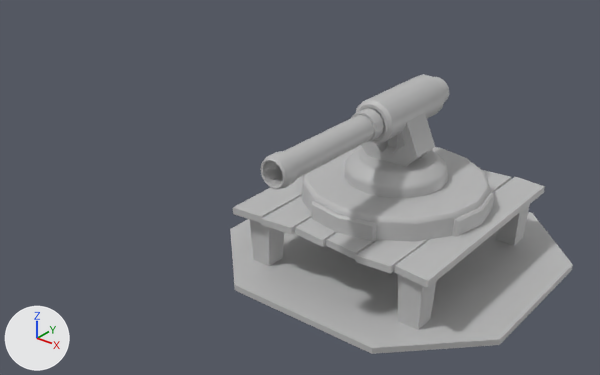
The FBX model ArtAsset/3D/Assets/Double canon/fbx/SM_Double_canon_lvl_1_TD_v1.fbx as it was, and as the next commit left it.
Rendered twice from a camera (50 mm lens) standing at (0.236, -0.39, 0.263) and looking at (-0.077, 0.001, 0.021). Lighting does not change. The marker at lower left points along +X, +Y and +Z. Where no turn or scale is listed for an object, it has been applied to the vertices.
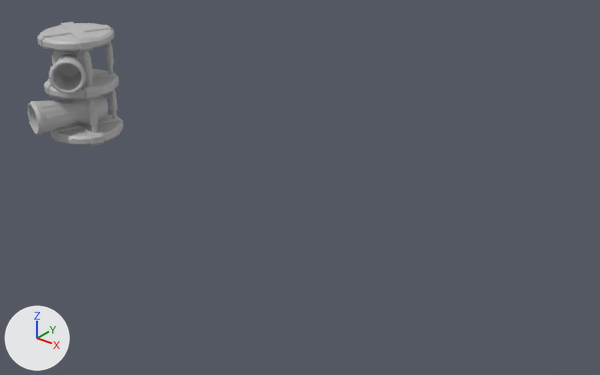
The change, as a list of edits to the scene's bpy script:
```text
Change me_mesh_015:
    used by ob_pcylinder2; parent = ob_group2; location = (0.0000203, -0.0537, -5.555)
    remove me_mesh_015.from_pydata(...)  # 43 vertices, 42 faces; spans x -0.87..0.87, y -0.84..0.84, z -0.6..0.6
    add me_mesh_015.from_pydata(...)  # 678 vertices, 682 faces; spans x -1.51..1.51, y -1.35..1.35, z -1.51..1.51
    me_mesh_015 part 1: 43 vertices removed from x -0.87..0.87, y -0.84..0.84, z -0.6..0.6; 678 vertices added at x -1.51..1.51, y -1.35..1.35, z -1.51..1.51
Change me_mesh_009:
    used by ob_pcylinder5; parent = ob_group1; location = (-0.00292, -0.506, -2.973)
    remove me_mesh_009.from_pydata(...)  # 64 vertices, 41 faces; spans x -2.05..2.05, y 6.39..10.55, z 2.55..4.49
    add me_mesh_009.from_pydata(...)  # 168 vertices, 182 faces; spans x -1.0..1.0, y -1.43..1.43, z -1.0..1.0
    me_mesh_009 part 2: 168 vertices added at x -1.0..1.0, y -1.43..1.43, z -1.0..1.0
    me_mesh_009 part 3: 64 vertices removed from x -2.05..2.05, y 6.39..10.55, z 2.55..4.49
Remove ob_pcylinder33:
    ob_pcylinder33 = bpy.data.objects.new('pCylinder33', me_mesh_010)
Remove ob_pcube26:
    ob_pcube26 = bpy.data.objects.new('pCube26', me_mesh_004)
Remove ob_pcylinder36:
    ob_pcylinder36 = bpy.data.objects.new('pCylinder36', me_mesh_013)
Remove ob_pcylinder38:
    ob_pcylinder38 = bpy.data.objects.new('pCylinder38', me_mesh_011)
Remove ob_pcube31:
    ob_pcube31 = bpy.data.objects.new('pCube31', me_mesh_007)
Change ob_pcylinder2:
    ob_pcylinder2.parent: ob_group2 -> ob_sm_double_canon_lvl_1_td_v1
    ob_pcylinder2.location: (0.0000203, -0.0537, -5.555) -> (-0.16, 2.403, 1.361)
    ob_pcylinder2.rotation_euler: (0.0, 0.0, 0.0) -> (-1.571, -0.298, 0.0)  # degrees (0, 0, 0) -> degrees (-90, -17, 0)
    ob_pcylinder2.scale: (1.0, 1.0, 1.0) -> (1.0, 2.24, 1.0)
Remove ob_pcube1:
    ob_pcube1 = bpy.data.objects.new('pCube1', me_mesh)
Remove ob_pcube28:
    ob_pcube28 = bpy.data.objects.new('pCube28', me_mesh_006)
Remove ob_pcube25:
    ob_pcube25 = bpy.data.objects.new('pCube25', me_mesh_003)
Remove ob_pcube24:
    ob_pcube24 = bpy.data.objects.new('pCube24', me_mesh_002)
Remove ob_pcube23:
    ob_pcube23 = bpy.data.objects.new('pCube23', me_mesh_001)
Remove ob_pcylinder34:
    ob_pcylinder34 = bpy.data.objects.new('pCylinder34', me_mesh_008)
Remove ob_pcylinder37:
    ob_pcylinder37 = bpy.data.objects.new('pCylinder37', me_mesh_012)
Change ob_pcylinder5:
    ob_pcylinder5.parent: ob_group1 -> ob_sm_double_canon_lvl_1_td_v1
    ob_pcylinder5.location: (-0.00292, -0.506, -2.973) -> (0.0, 8.272, 0.0)
    ob_pcylinder5.scale: (1.0, 1.0, 1.0) -> (2.87, 0.378, 2.87)
Remove ob_pcylinder35:
    ob_pcylinder35 = bpy.data.objects.new('pCylinder35', me_mesh_014)
Remove ob_pcube27:
    ob_pcube27 = bpy.data.objects.new('pCube27', me_mesh_005)
Add ob_sm_double_canon_lvl_1_td_v1:
    ob_sm_double_canon_lvl_1_td_v1 = bpy.data.objects.new('SM_Double_canon_lvl_1_TD_v1', None)
    ob_sm_double_canon_lvl_1_td_v1.location = (-0.3, 0.0, 0.00214)
    ob_sm_double_canon_lvl_1_td_v1.rotation_euler = (1.571, 0.0, 0.0)  # degrees (90, 0, 0)
    ob_sm_double_canon_lvl_1_td_v1.scale = (0.01, 0.01, 0.01)
Add ob_pcylinder4:
    ob_pcylinder4 = bpy.data.objects.new('pCylinder4', me_mesh_005_1)  # 678 vertices, 682 faces; spans x -0.0275..0.0307, y -0.0291..0.0259, z -0.0151..0.0151; in mat_lambert2 (grey #bcbcbc)
    ob_pcylinder4.location = (-0.2959, -0.012, 0.0648)
Add ob_pcylinder3:
    ob_pcylinder3 = bpy.data.objects.new('pCylinder3', me_mesh_004_1)  # 168 vertices, 182 faces; spans x -0.0287..0.0287, y -0.0287..0.0287, z -0.0054..0.0054; in mat_lambert2 (grey #bcbcbc)
    ob_pcylinder3.location = (-0.3, 0.0, 0.0462)
Add ob_pcylinder6:
    ob_pcylinder6 = bpy.data.objects.new('pCylinder6', me_mesh_002_1)  # 128 vertices, 122 faces; spans x -0.0034..0.0034, y -0.0035..0.0035, z -0.0343..0.0343; in mat_lambert2 (grey #bcbcbc)
    ob_pcylinder6.location = (-0.2908, 0.0222, 0.0469)
Add ob_pcylinder7:
    ob_pcylinder7 = bpy.data.objects.new('pCylinder7', me_mesh_006_1)  # 128 vertices, 122 faces; spans x -0.0035..0.0035, y -0.0034..0.0034, z -0.0343..0.0343; in mat_lambert2 (grey #bcbcbc)
    ob_pcylinder7.location = (-0.2778, -0.0092, 0.0469)
Add ob_pcylinder1:
    ob_pcylinder1 = bpy.data.objects.new('pCylinder1', me_mesh_1)  # 168 vertices, 182 faces; spans x -0.0287..0.0287, y -0.0287..0.0287, z -0.0054..0.0054; in mat_lambert2 (grey #bcbcbc)
    ob_pcylinder1.location = (-0.3, 0.0, 0.0075)
```

Boxes (x1, y1, x2, y2) around the edits, measured in the pictures (600 x 375 px):
'pCube31', deleted
    before: (230, 212, 573, 354)
'pCylinder34', deleted
    before: (302, 145, 494, 243)
'pCube28', deleted
    before: (394, 177, 545, 288)
'pCylinder5', reshaped, moved, rescaled
    before: (361, 109, 435, 167)
    after: (37, 22, 115, 52)
'pCylinder33', deleted
    before: (344, 142, 448, 198)
'pCube1', deleted
    before: (250, 204, 530, 330)
'pCylinder35', deleted
    before: (356, 74, 445, 144)
'pCylinder37', deleted
    before: (283, 114, 374, 179)
'pCylinder2', reshaped, moved, turned, rescaled
    before: (433, 77, 449, 102)
    after: (28, 95, 108, 135)
'pCube27', deleted
    before: (356, 170, 512, 274)
'pCube23', deleted
    before: (233, 176, 303, 223)
'pCylinder4', added
    after: (49, 50, 91, 94)
'pCylinder1', added
    after: (50, 114, 124, 146)
'pCylinder38', deleted
    before: (260, 151, 298, 189)
'pCube24', deleted
    before: (261, 196, 312, 235)
'pCylinder3', added
    after: (44, 69, 119, 100)
'pCube26', deleted
    before: (326, 167, 479, 260)
'pCube25', deleted
    before: (295, 217, 336, 247)
'pCylinder7', added
    after: (83, 51, 98, 133)
'pCylinder6', added
    after: (105, 41, 117, 119)
'pCylinder36', deleted
    before: (351, 108, 384, 143)
part 2 of me_mesh_009, added
    after: (37, 22, 115, 52)
part 3 of me_mesh_009, deleted
    before: (361, 109, 435, 167)
